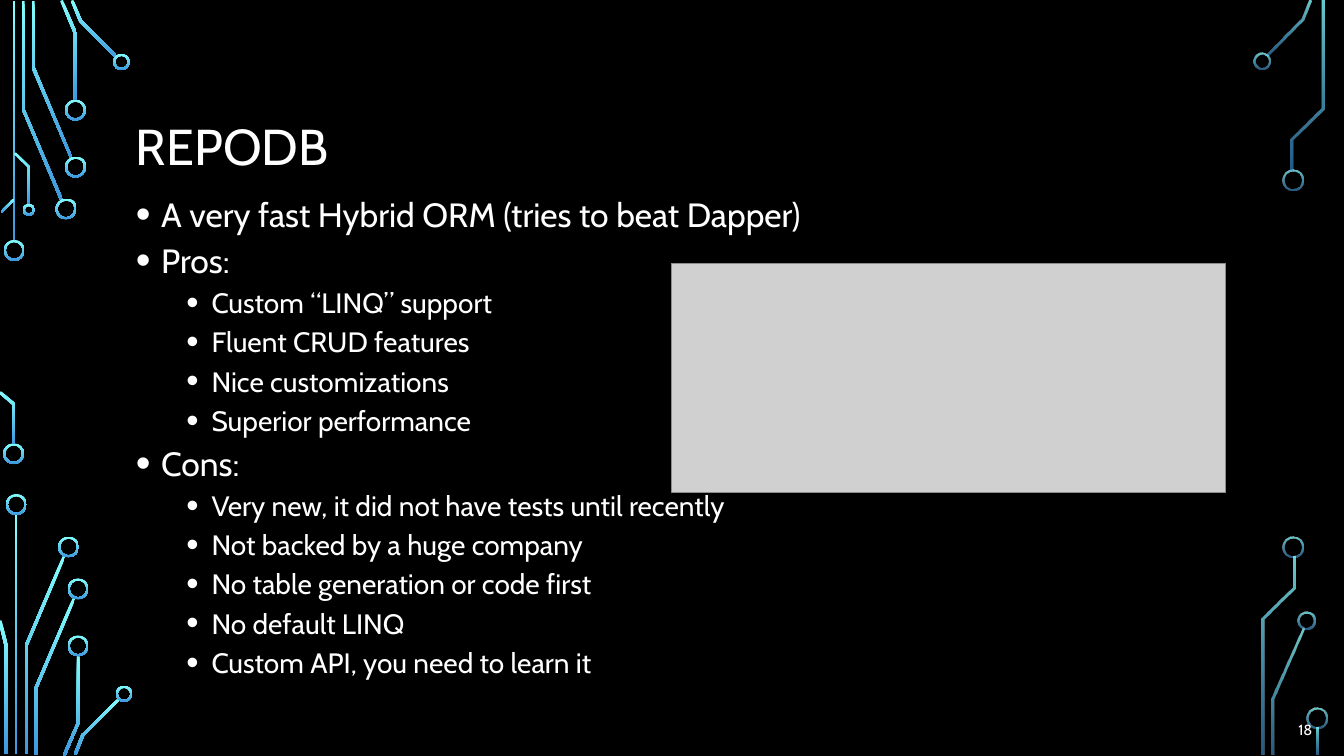
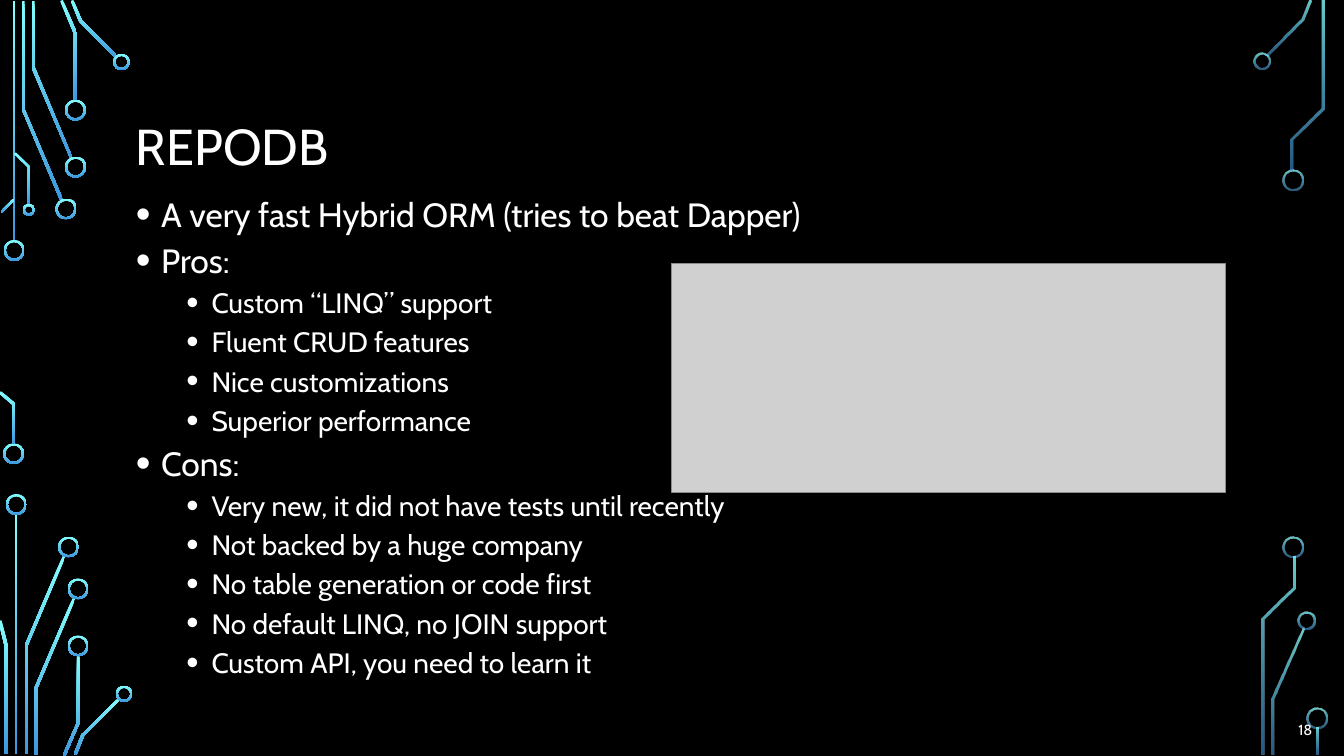
Before and after one commit to ivaylokenov/CSharp-ORM-Battle, a slide deck: slide 18 of Presentation.pptx. Drawn at 1344x756 pixels with LibreOffice and Linux fonts; fonts in the diff are those of the drawing; grey boxes stand for pictures; background and template pictures are left out. Boxes give left, top, right and bottom in pixels: in the first picture for what was removed or moved away, otherwise in the second. Text is boxed around its words. In the diff, an @@ line names an element or a change of style, - is before the commit and + after.

```diff
--- a/Presentation.pptx
+++ b/Presentation.pptx
@@ text at <box>212,613,607,640</box>: text changed @@
-  • No default LINQ
+  • No default LINQ, no JOIN support
```
Also in this commit, not shown: 1 other slide changed, 4 other files.
